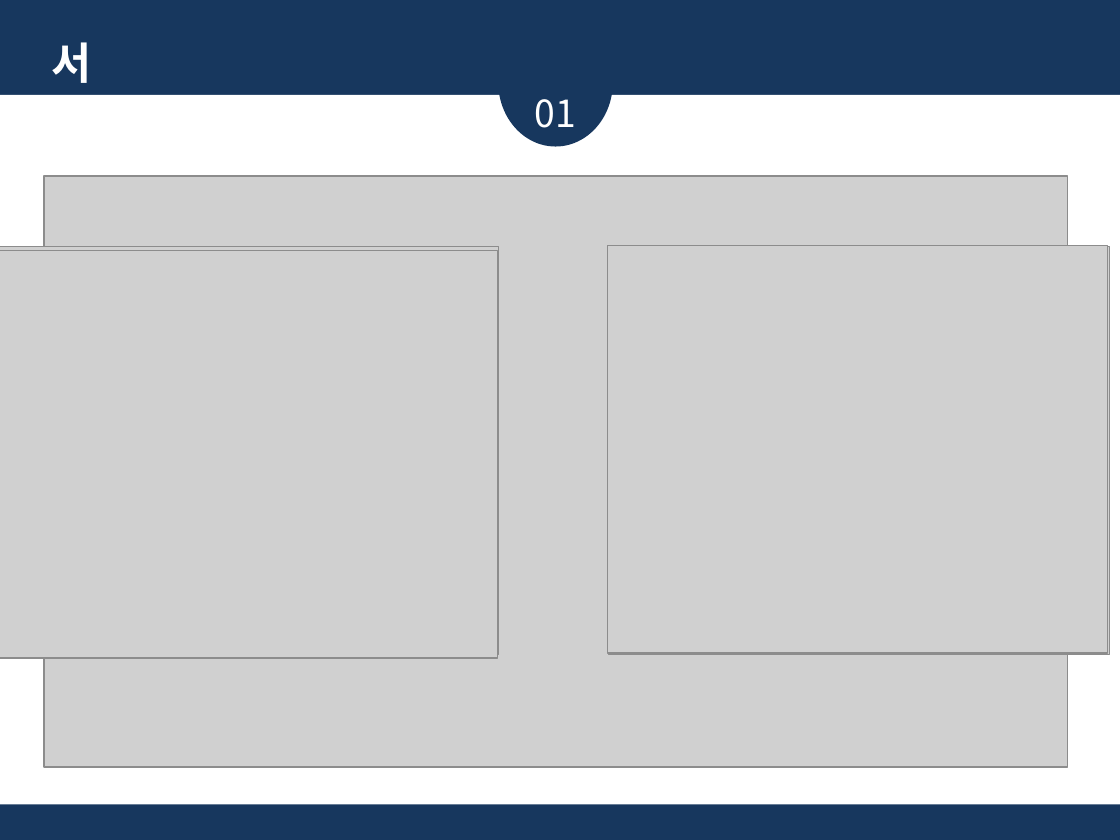
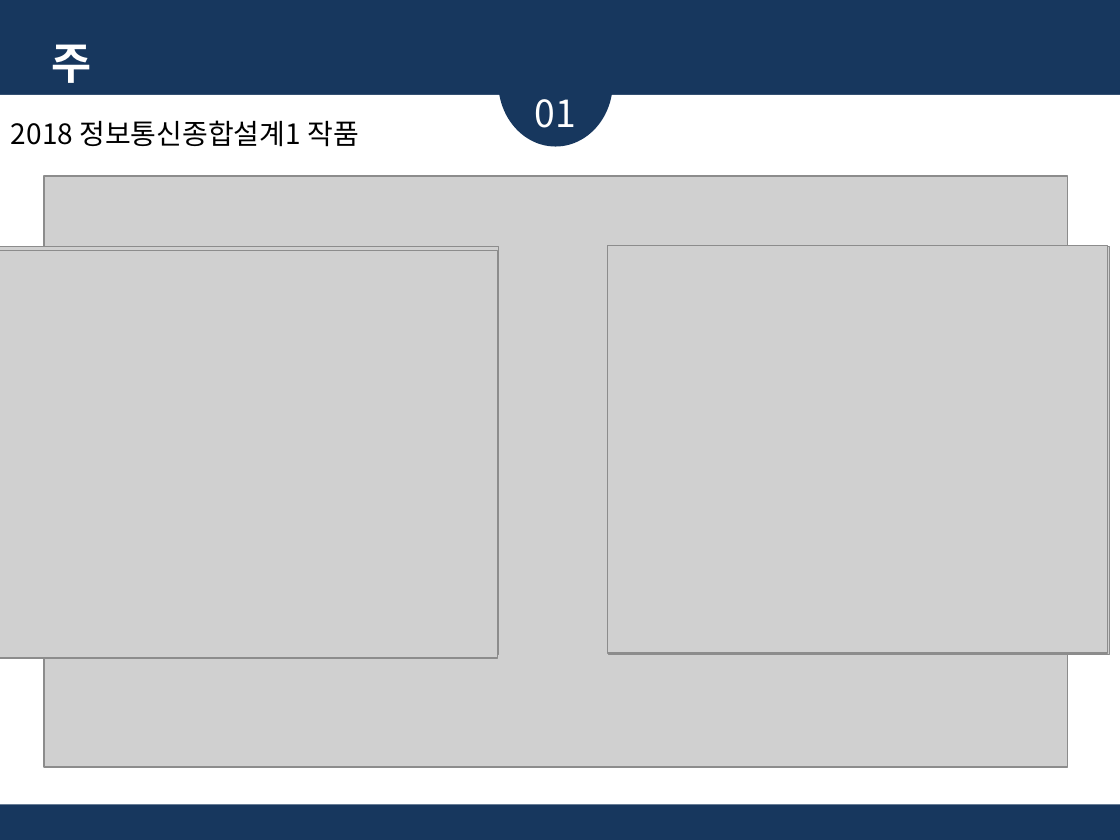
Before and after one commit to glad1470/2019_research, a slide deck: slide 6 of Doc/주제 선정 및 시장 조사_19.03.19/졸업논문 주제_임광효_김준영_2.pptx. Drawn at 1120x840 pixels with LibreOffice and Linux fonts; fonts in the diff are those of the drawing; grey boxes stand for pictures. Boxes give left, top, right and bottom in pixels: in the first picture for what was removed or moved away, otherwise in the second. Text is boxed around its words. In the diff, an @@ line names an element or a change of style, - is before the commit and + after.

```diff
--- a/Doc/주제 선정 및 시장 조사_19.03.19/졸업논문 주제_임광효_김준영_2.pptx
+++ b/Doc/주제 선정 및 시장 조사_19.03.19/졸업논문 주제_임광효_김준영_2.pptx
@@ text at <box>51,44,92,143</box>: text changed @@
-서론
+주제
@@ text added at <box>79,120,359,147</box>, 18 pt, text #000000 @@
+2018 정보통신종합설계1 작품
```
Also in this commit, not shown: 9 other slides changed.
